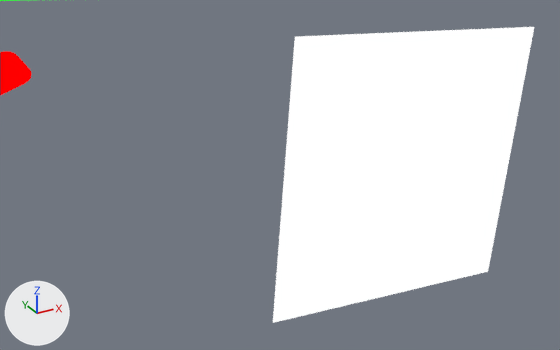
One commit to the Blender file assets-source/blender/motion/compsognathus-rest.blend: the scene before it, then after it.
Camera for both pictures: a camera (50 mm lens) standing at (37.76, -33.59, 12.41) and looking at (40.0, -29.51, 10.36). Every picture has the same lights, and +X, +Y and +Z are marked at lower left. The first picture is the older version.

Script lines for the objects in view, before the commit:
```python
me_dinotycoon_motion_compsognathus_rest_sample_arm_tip = bpy.data.meshes.new('DinoTycoon_Motion_compsognathus_rest_sample_arm_tip')
me_dinotycoon_motion_compsognathus_rest_sample_arm_tip.from_pydata(...)  # a 16-sided cylinder along y spanning x 41.9..42.9, y -6.0..-4.0, z 4.28..5.06
me_dinotycoon_motion_compsognathus_rest_sample_arm_tip.materials.append(mat_dinotycoon_role_b)  # red #ff0000
me_dinotycoon_motion_compsognathus_rest_sample_eye = bpy.data.meshes.new('DinoTycoon_Motion_compsognathus_rest_sample_eye')
me_dinotycoon_motion_compsognathus_rest_sample_eye.from_pydata(...)  # 8 vertices, 6 faces; spans x 39.68..41.62, y -30.0, z 9.47..11.41
me_dinotycoon_motion_compsognathus_rest_sample_eye.materials.append(mat_dinotycoon_role_e)  # white #ffffff
ob_dinotycoon_motion_compsognathus_rest_arm_tip = bpy.data.objects.new('DinoTycoon_Motion_compsognathus_rest_arm_tip', me_dinotycoon_motion_compsognathus_rest_sample_arm_tip)
ob_dinotycoon_motion_compsognathus_rest_arm_tip.location = (0.0, 0.0, 0.0)
ob_dinotycoon_motion_compsognathus_rest_eye = bpy.data.objects.new('DinoTycoon_Motion_compsognathus_rest_eye', me_dinotycoon_motion_compsognathus_rest_sample_eye)
ob_dinotycoon_motion_compsognathus_rest_eye.location = (0.0, 0.0, 0.0)
```
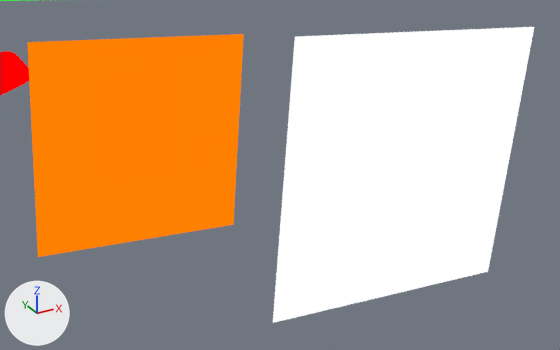
The change, as a list of edits to the scene's bpy script:
```text
Add mat_dinotycoon_role_y:
    mat_dinotycoon_role_y = emission_material('DinoTycoon_Role_Y')
    mat_dinotycoon_role_y.base_color = (1.0, 0.216, 0.0)  # orange #ff8000
Add me_dinotycoon_motion_compsognathus_rest_sample_eye_white:
    me_dinotycoon_motion_compsognathus_rest_sample_eye_white.from_pydata([(38.61, -29.0, 11.3), (40.01, -29.0, 11.19), (39.9, -29.0, 9.8), (38.5, -29.0, 9.91), (38.61, -29.0, 11.3), (40.01, -29.0, 11.19), (39.9, -29.0, 9.8), (38.5, -29.0, 9.91)], [], [(3, 2, 1, 0), (4, 5, 6, 7), (0, 1, 5, 4), (1, 2, 6, 5), (2, 3, 7, 6), (3, 0, 4, 7)])
    me_dinotycoon_motion_compsognathus_rest_sample_eye_white.materials.append(mat_dinotycoon_role_y)  # orange #ff8000
Add ob_dinotycoon_motion_compsognathus_rest_eye_white:
    ob_dinotycoon_motion_compsognathus_rest_eye_white = bpy.data.objects.new('DinoTycoon_Motion_compsognathus_rest_eye_white', me_dinotycoon_motion_compsognathus_rest_sample_eye_white)
    ob_dinotycoon_motion_compsognathus_rest_eye_white.location = (0.0, 0.0, 0.0)
```

What differs and where, as boxes (x1, y1, x2, y2) in the pictures (560 x 350 px):
'DinoTycoon_Motion_compsognathus_rest_eye_white', added (orange): after (27, 34, 244, 257)
